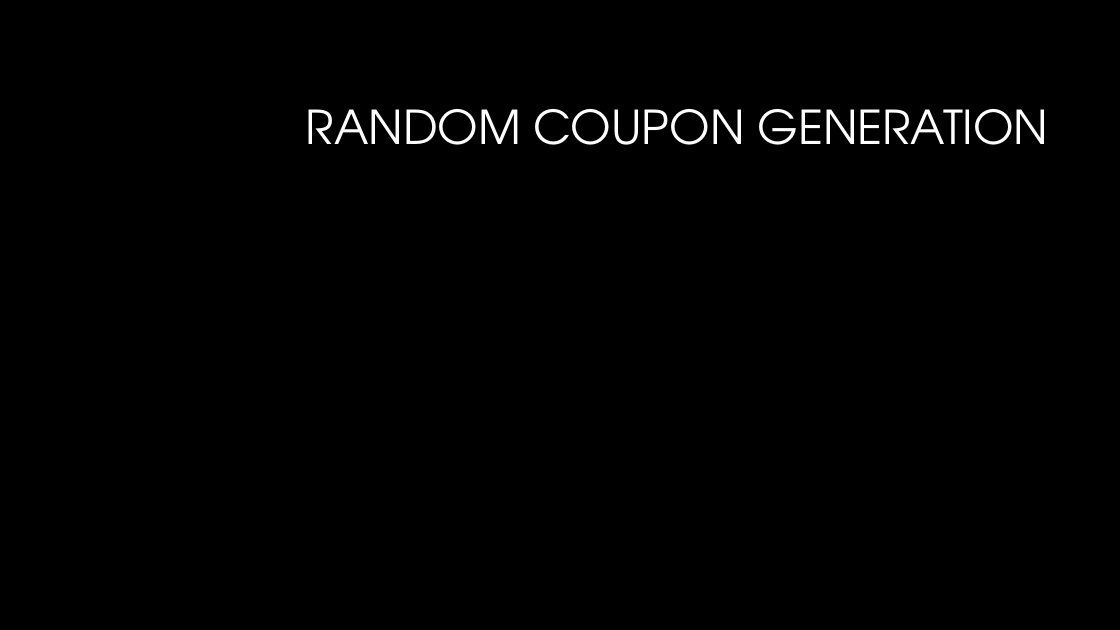
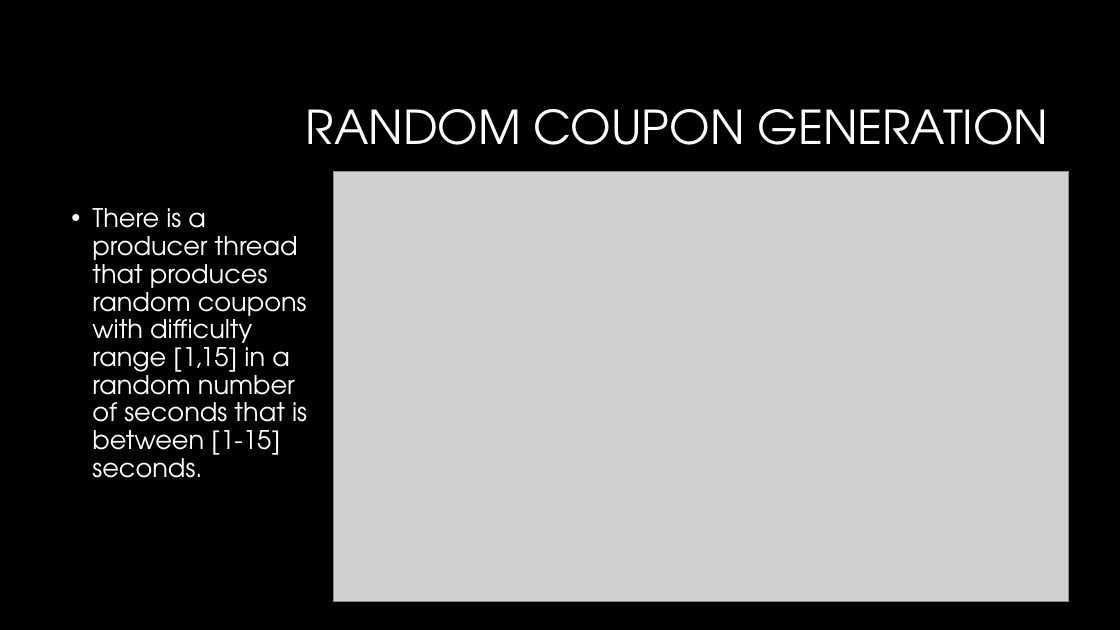
Before and after one commit to srknzl/CouponMonsterAndroid, a slide deck: slide 13 of Coupon Monster.pptx. Drawn at 1120x630 pixels with LibreOffice and Linux fonts; fonts in the diff are those of the drawing; grey boxes stand for pictures; background and template pictures are left out. Boxes give left, top, right and bottom in pixels: in the first picture for what was removed or moved away, otherwise in the second. Text is boxed around its words. In the diff, an @@ line names an element or a change of style, - is before the commit and + after.

```diff
--- a/Coupon Monster.pptx
+++ b/Coupon Monster.pptx
@@ picture added at (334,171,1069,602) @@
@@ text added at (92,208,307,478), 22 pt, text #FFFFFF @@
+• There is a producer thread that produces random coupons with difficulty range [1,15] in a random number of seconds that is between [1-15] seconds.
```
Also in this commit, not shown: 1 other slide changed, 3 slides added, 7 slides removed.
